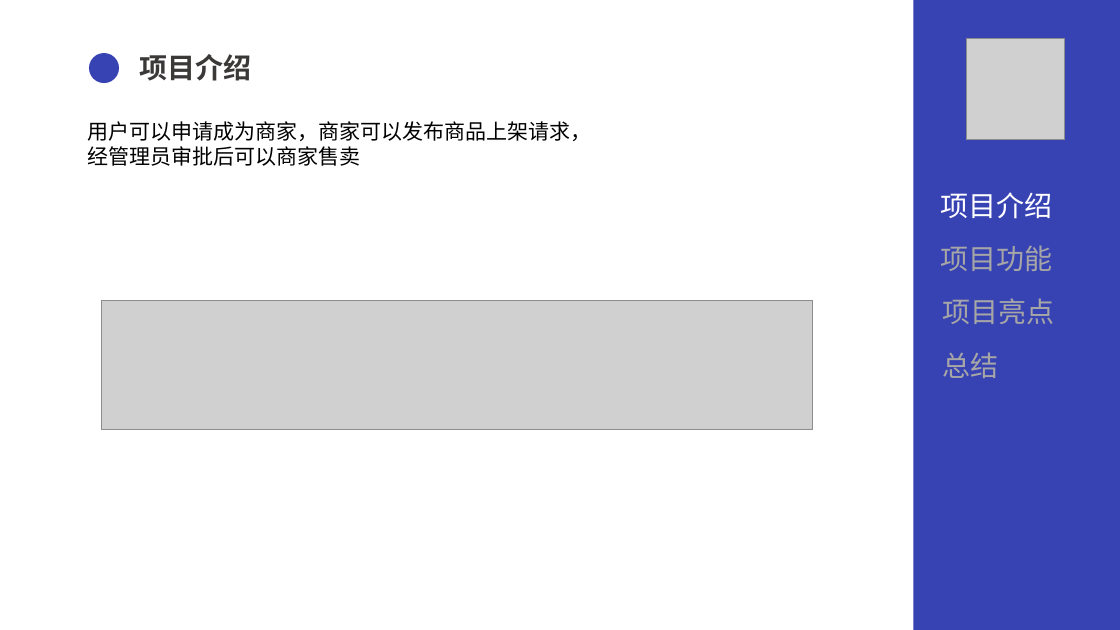
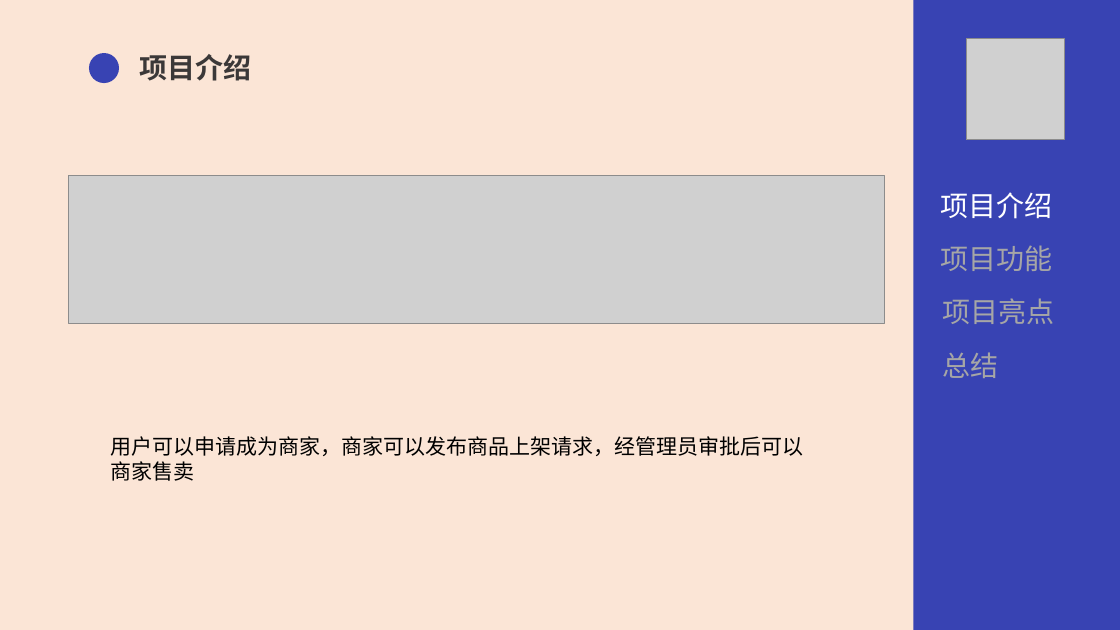
Before and after one commit to sunsetsouol/qg, a slide deck: slide 5 of ShoppingManagement/QG汇报尹俊标.pptx. Drawn at 1120x630 pixels with LibreOffice and Linux fonts; fonts in the diff are those of the drawing; grey boxes stand for pictures. Boxes give left, top, right and bottom in pixels: in the first picture for what was removed or moved away, otherwise in the second. Text is boxed around its words. In the diff, an @@ line names an element or a change of style, - is before the commit and + after.

```diff
--- a/ShoppingManagement/QG汇报尹俊标.pptx
+++ b/ShoppingManagement/QG汇报尹俊标.pptx
@@ background #FFFFFF to #FBE5D6 @@
@@ picture: place and size @@
-picture at [102, 301, 812, 429]
+picture at [69, 176, 886, 323]
@@ text "用户可以申请成为商家，商家可以发布商品上架请求，经管理员审批后可以商家售卖" rewrapped from [88, 121, 592, 166] to [110, 436, 803, 481] @@
```
Also in this commit, not shown: 13 other slides changed, 1 slide added, 5 other files.
